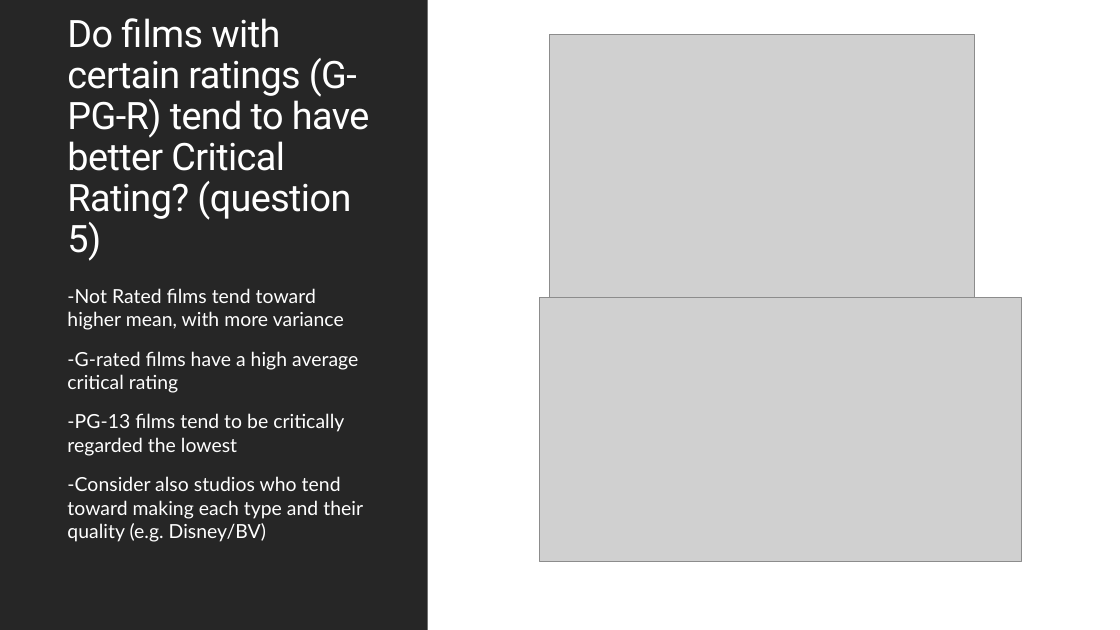
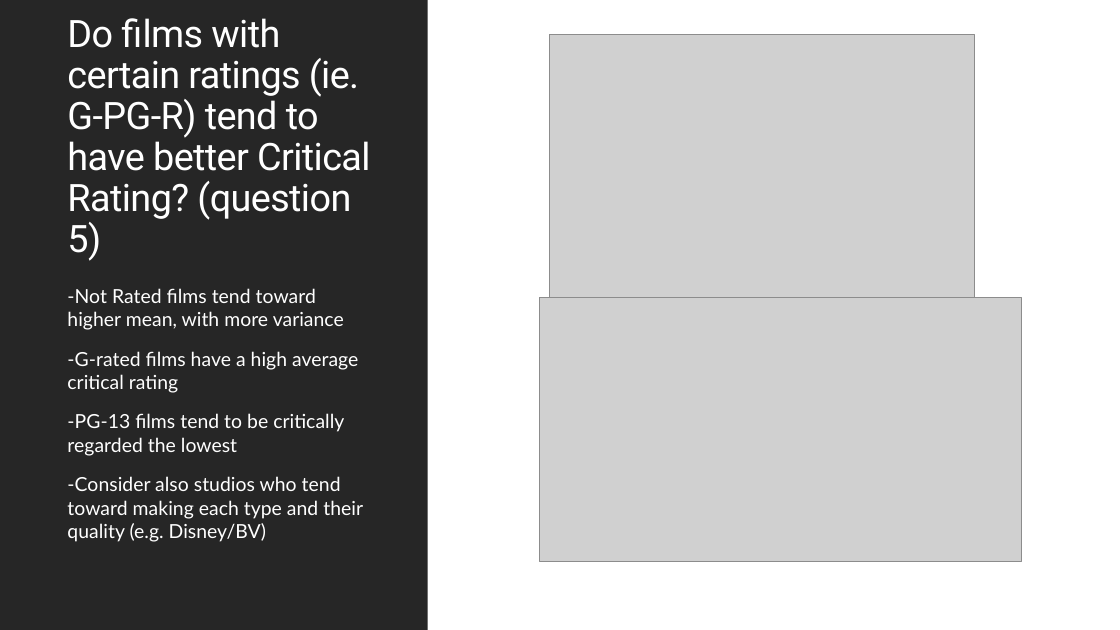
Before and after one commit to ericthansen/dsc-mod-1-project-v2-1-online-ds-sp-000, a slide deck: slide 7 of Movie Studio Feasibility.pptx. Drawn at 1120x630 pixels with LibreOffice and Linux fonts; fonts in the diff are those of the drawing; grey boxes stand for pictures. Boxes give left, top, right and bottom in pixels: in the first picture for what was removed or moved away, otherwise in the second. Text is boxed around its words. In the diff, an @@ line names an element or a change of style, - is before the commit and + after.

```diff
--- a/Movie Studio Feasibility.pptx
+++ b/Movie Studio Feasibility.pptx
@@ title at [67,18,370,261]: text changed @@
-Do films with certain ratings (G-PG-R) tend to have better Critical Rating? (question 5)
+Do films with certain ratings (ie. G-PG-R) tend to have better Critical Rating? (question 5)
```
Also in this commit, not shown: 5 other slides changed, 16 other files.
